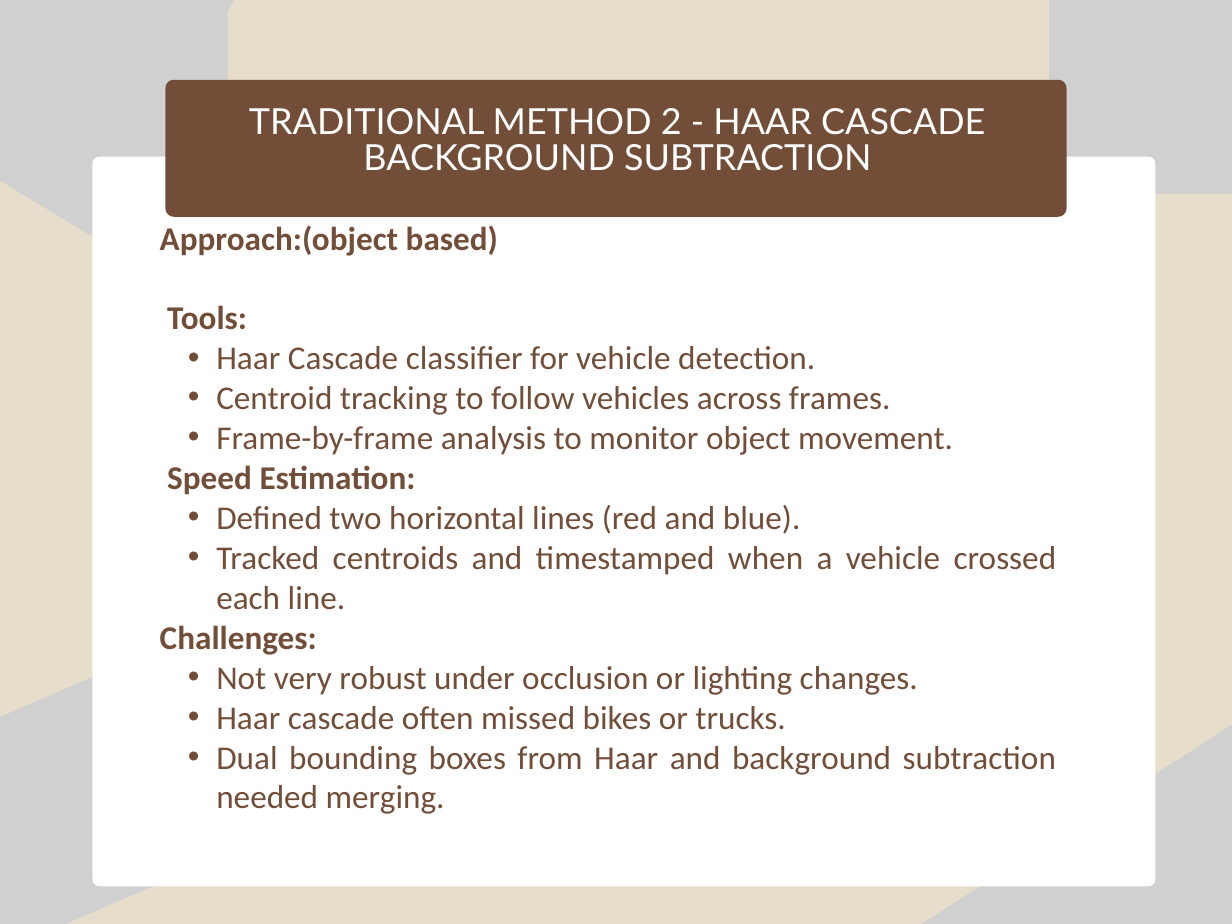
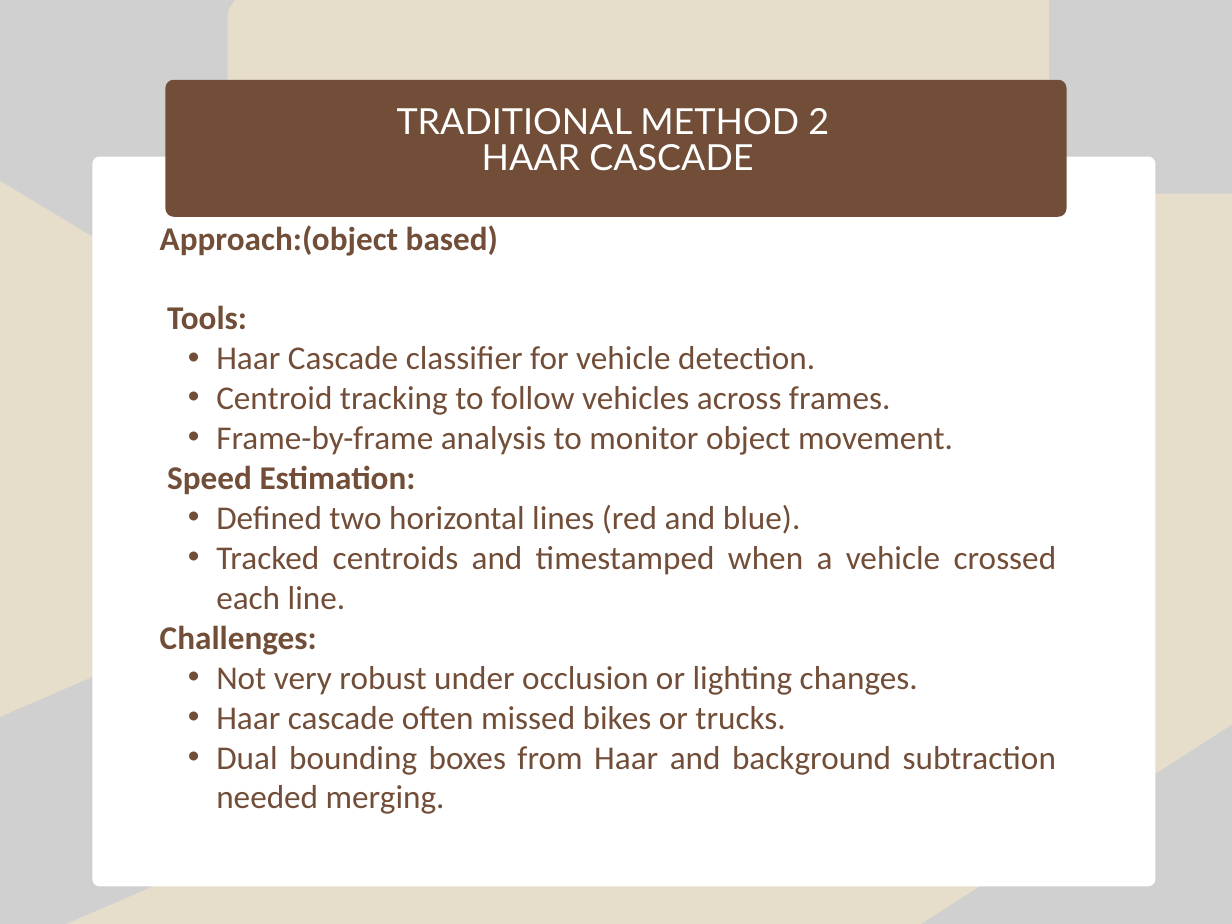
Before and after one commit to UdayKiran112/Vehicular-Speed-Detection, a slide deck: slide 6 of Presentation_Vehicle_Speed_Detection.pptx. Drawn at 1232x924 pixels with LibreOffice and Linux fonts; fonts in the diff are those of the drawing; grey boxes stand for pictures. Boxes give left, top, right and bottom in pixels: in the first picture for what was removed or moved away, otherwise in the second. Text is boxed around its words. In the diff, an @@ line names an element or a change of style, - is before the commit and + after.

```diff
--- a/Presentation_Vehicle_Speed_Detection.pptx
+++ b/Presentation_Vehicle_Speed_Detection.pptx
@@ text at box(397, 108, 829, 171): text changed @@
-TRADITIONAL METHOD 2 - HAAR CASCADE
-BACKGROUND SUBTRACTION
+TRADITIONAL METHOD 2
+HAAR CASCADE
```
Also in this commit, not shown: 2 other slides changed.
